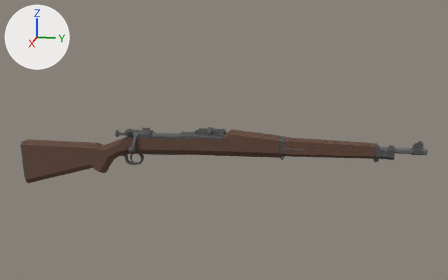
A saved change to the glTF model assets/models/weapons/guns/m1903a1-springfield/model.glb.
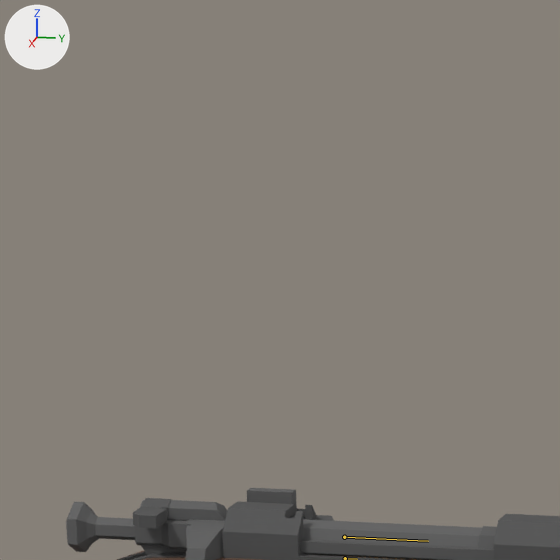
Each version is shown whole from a 50 mm camera at (1.567, 0.346, 0.452) aimed at (-0.003, 0.032, 0.059), then close up on the part from 23% to 42% of the width and 19% to 49% of the height. Every picture has the same lights, and +X, +Y and +Z are marked at upper left. The last two pictures show the newer version. Both versions are drawn at frame 0 of the action 'loaded'; the numbers are the values there. The bones that change are drawn over the model as lines in the close-ups.

Objects in the first close-up: '30-06-springfield-round.004', 'm1903a1-springfield'.
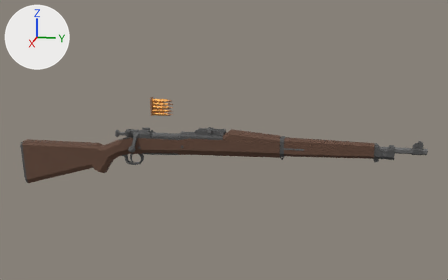
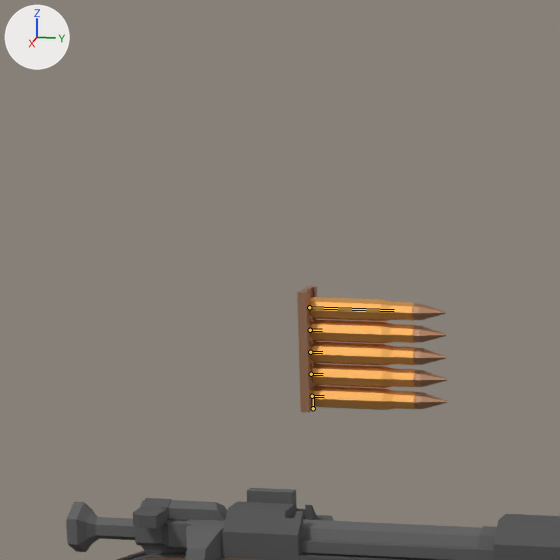
Boxes [x1, y1, x2, y2] around the edits, measured in the close-ups (560 x 560 px):
'30-06-springfield-round.005', posed (not visible before): after [309, 297, 446, 321]
'30-06-springfield-round.004', posed (mostly hidden before): before [349, 556, 417, 560]; after [309, 319, 446, 343]
'30-06-springfield-round.003', posed (not visible before): after [310, 342, 447, 366]
'30-06-springfield-round.002', posed (not visible before): after [310, 364, 447, 388]
'30-06-springfield-round', posed (not visible before): after [311, 386, 447, 410]
'30-06-springfield-round.001', posed (not visible before): after [297, 286, 320, 412]
bone 'bullet2', root to tip: before (345, 558) to (357, 559); after (310, 330) to (322, 330)
bone 'bullet.shell', root to tip: before (344, 537) to (428, 541); after (309, 307) to (394, 310)

The change in detail:
Bone 'mag' (bone_mag) moves from (0.0, -0.1668, 0.3538) to (0.0, 0.0, 0.0).
Bone 'bullet2' (bone_bullet2) moves from (0.0, 0.3661, 0.0719) to (0.0, 0.0, 0.0).
Bone 'bullet3' (bone_bullet3) moves from (0.0, 0.3661, 0.0719) to (0.0, 0.0, 0.0).
Bone 'bullet4' (bone_bullet4) moves from (0.0, 0.3661, 0.0719) to (0.0, 0.0, 0.0).
Bone 'bullet5' (bone_bullet5) moves from (0.0, 0.3661, 0.0719) to (0.0, 0.0, 0.0).
Bone 'bullet.shell' (bone_bullet_shell) moves from (0.0, 0.3661, 0.0719) to (0.0, 0.0, 0.0).
